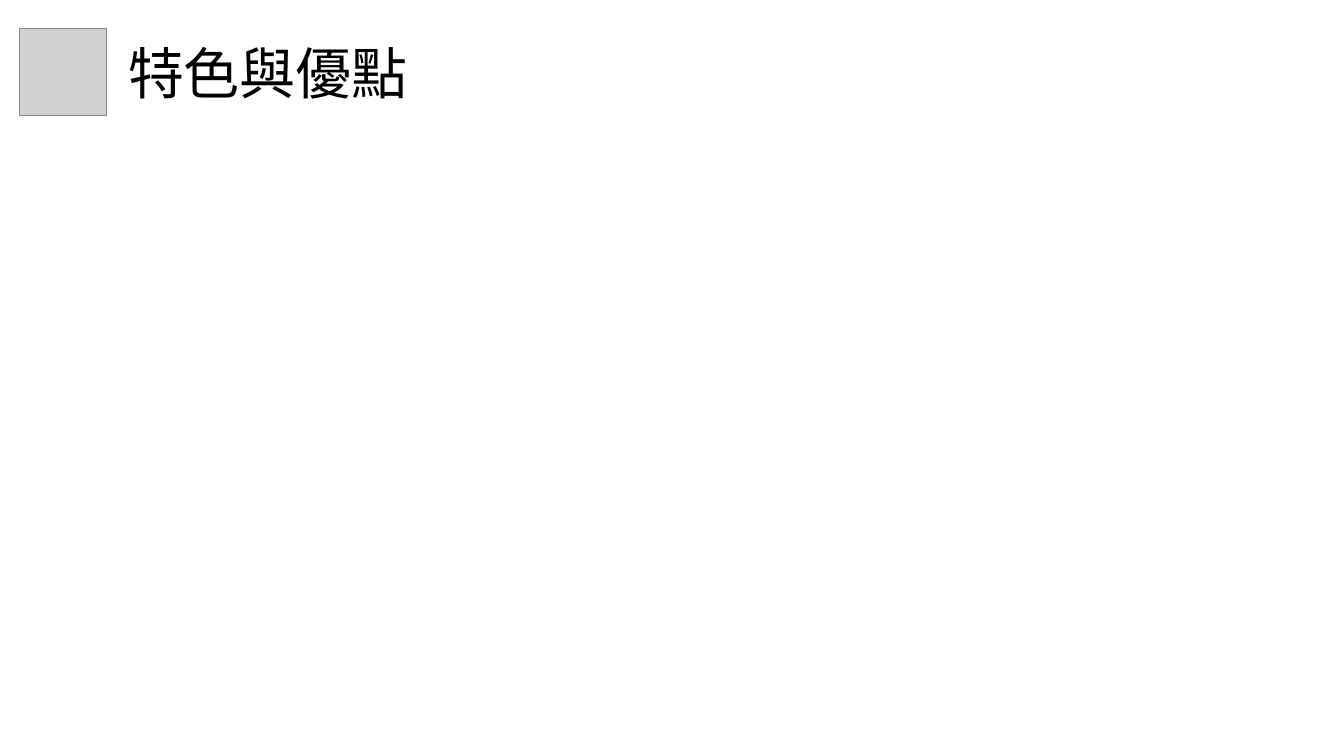
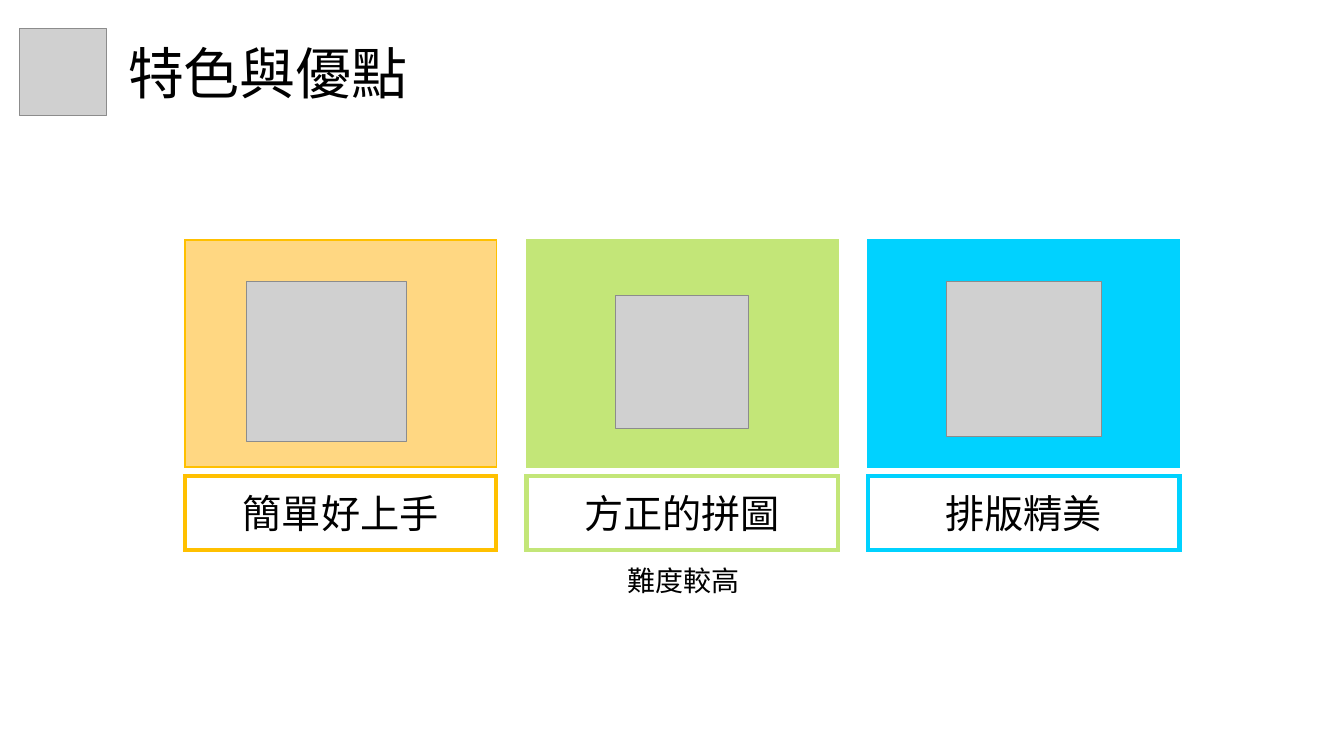
Before and after one commit to steven880913/webProgramFinalProject, a slide deck: slide 11 of 網程期末專案_拼圖遊戲.pptx. Drawn at 1344x756 pixels with LibreOffice and Linux fonts; fonts in the diff are those of the drawing; grey boxes stand for pictures. Boxes give left, top, right and bottom in pixels: in the first picture for what was removed or moved away, otherwise in the second. Text is boxed around its words. In the diff, an @@ line names an element or a change of style, - is before the commit and + after.

```diff
--- a/網程期末專案_拼圖遊戲.pptx
+++ b/網程期末專案_拼圖遊戲.pptx
@@ rectangle added at [185, 240, 496, 467], fill #FFD782, outline #FFC000 1 pt @@
@@ rectangle added at [526, 240, 838, 467], fill #C3E678, outline #C3E678 1 pt @@
@@ rectangle added at [868, 240, 1180, 467], fill #00D2FF, outline #00D2FF 1 pt @@
@@ picture added at [246, 282, 406, 443] @@
@@ picture added at [616, 295, 749, 429] @@
@@ picture added at [947, 282, 1102, 438] @@
@@ rectangle added at [185, 476, 496, 551], outline #FFC000 3 pt, 28 pt, text #000000 @@
+簡單好上手
@@ rectangle added at [526, 476, 838, 551], outline #C3E678 3 pt, 28 pt, text #000000 @@
+方正的拼圖
@@ rectangle added at [868, 476, 1180, 551], outline #00D2FF 3 pt, 28 pt, text #000000 @@
+排版精美
@@ text added at [627, 567, 739, 594], 20 pt, text #000000 @@
+難度較高
```
Also in this commit, not shown: 5 other slides changed.
